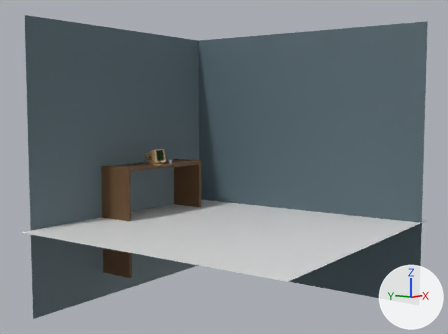
The Blender file .blend files/desktop.blend as it was, and as the next commit left it.
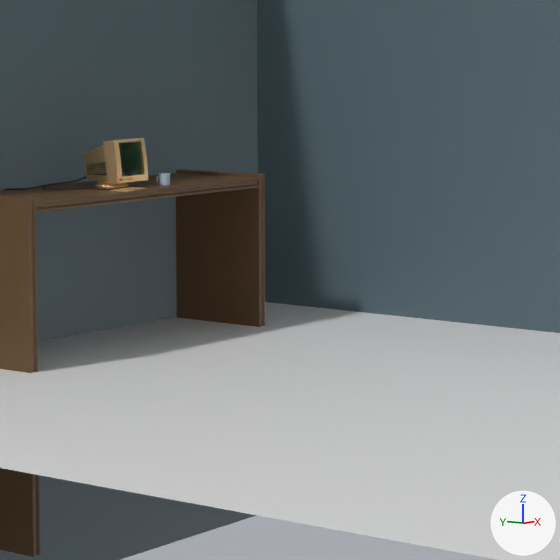
There are two pictures of each version: one whole from a 50 mm camera at (-89.5, -80.4, 8.6) aimed at (-3.5, -18.1, -1.0), one close up on the part from 27% to 65% of the width and 32% to 84% of the height. Every picture has the same lights, and +X, +Y and +Z are marked at lower right.
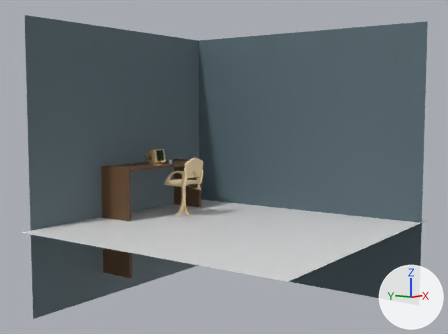
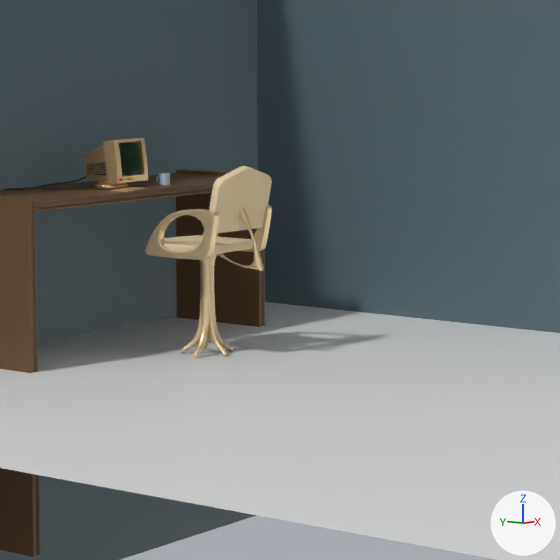
Where the change shows, as pixel boxes (x1, y1, x2, y2) in the close-ups (560 x 560 px):
'Plane.009', added (beige): after (209, 166, 272, 234)
'Cube', added (beige): after (145, 204, 272, 260)
'Circle', added (beige): after (180, 254, 233, 357)
'Plane.010', added (beige): after (164, 235, 253, 254)
'Plane.008', added (beige): after (216, 207, 263, 271)

The change, as a list of edits to the scene's bpy script:
```text
Add mat_material:
    mat_material = principled_material('Material')
    mat_material.base_color = (0.8, 0.638, 0.395)  # beige #e7d1a9
    mat_material.metallic = 0.87
Add mat_material_005:
    mat_material_005 = principled_material('Material.005')
    mat_material_005.base_color = (0.8, 0.638, 0.395)  # beige #e7d1a9
    mat_material_005.roughness = 0.877
Add me_circle_001:
    me_circle_001.from_pydata(...)  # 250 vertices, 217 faces; spans x -1.04..0.99, y -1.06..0.98, z -3.95..0.0
    me_circle_001.materials.append(mat_material)  # beige #e7d1a9
Add me_plane_010:
    me_plane_010.from_pydata(...)  # 68 vertices, 66 faces; spans x -1.0..1.0, y -0.97..1.12, z -0.11..0.11
    me_plane_010.polygons.foreach_set('use_smooth', [True] * 66)
    me_plane_010.materials.append(mat_material_005)  # beige #e7d1a9
Add me_cube_001:
    me_cube_001.from_pydata(...)  # 66 vertices, 63 faces; spans x -1.0..1.0, y -3.08..3.61, z -2.61..1.0
    me_cube_001.materials.append(mat_material)  # beige #e7d1a9
Add me_plane_009:
    me_plane_009.from_pydata(...)  # 164 vertices, 162 faces; spans x -1.0..1.0, y 0.0..1.57, z -0.22..0.0
    me_plane_009.polygons.foreach_set('use_smooth', [True] * 162)
    me_plane_009.materials.append(mat_material_005)  # beige #e7d1a9
Add me_plane_008:
    me_plane_008.from_pydata(...)  # 520 vertices, 518 faces; spans x -1.05..1.05, y -7.97..1.9, z -1.85..7.47
    me_plane_008.materials.append(mat_material)  # beige #e7d1a9
Add ob_circle:
    ob_circle = bpy.data.objects.new('Circle', me_circle_001)
    ob_circle.location = (0.12, -6.05, -4.76)
    ob_circle.scale = (1.62, 1.62, 1.62)
    _m = ob_circle.modifiers.new('Subdivision', 'SUBSURF')
    _m.levels = 3
Add ob_cube:
    ob_cube = bpy.data.objects.new('Cube', me_cube_001)
    ob_cube.location = (2.54, -6.38, -3.14)
    ob_cube.scale = (0.246, 0.808, 0.808)
    _m = ob_cube.modifiers.new('Subdivision', 'SUBSURF')
    _m.levels = 3
    _m = ob_cube.modifiers.new('Mirror', 'MIRROR')
    _m.mirror_object = ob_plane_010
Add ob_plane_010:
    ob_plane_010 = bpy.data.objects.new('Plane.010', me_plane_010)
    ob_plane_010.location = (0.12, -5.38, -4.76)
    ob_plane_010.scale = (2.42, 2.42, 2.42)
    _m = ob_plane_010.modifiers.new('Subdivision', 'SUBSURF')
    _m.levels = 3
Add ob_plane_009:
    ob_plane_009 = bpy.data.objects.new('Plane.009', me_plane_009)
    ob_plane_009.location = (0.12, -7.89, -3.65)
    ob_plane_009.rotation_euler = (-4.916, 0.0, 3.142)  # degrees (-282, 0, 180)
    ob_plane_009.scale = (2.42, 2.42, 2.42)
    _m = ob_plane_009.modifiers.new('Subdivision', 'SUBSURF')
    _m.levels = 3
Add ob_plane_008:
    ob_plane_008 = bpy.data.objects.new('Plane.008', me_plane_008)
    ob_plane_008.location = (0.12, -6.93, -5.2)
    ob_plane_008.scale = (0.242, 0.404, 0.404)
    _m = ob_plane_008.modifiers.new('Subdivision', 'SUBSURF')
    _m.levels = 3
```
